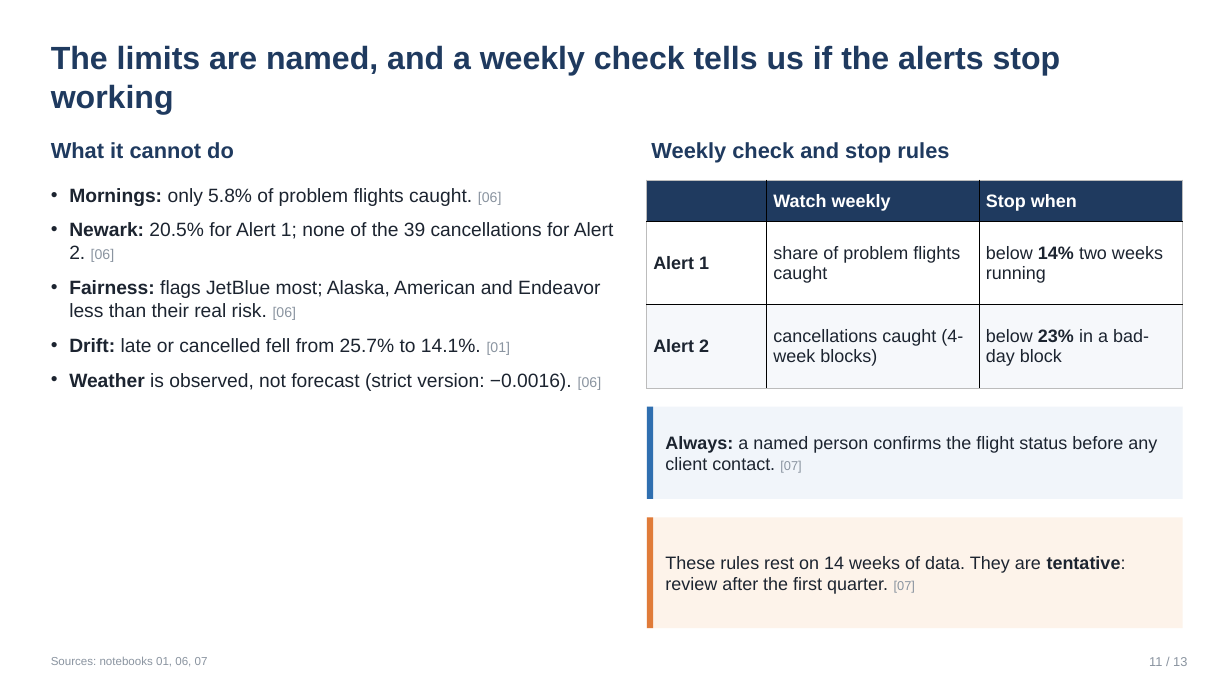
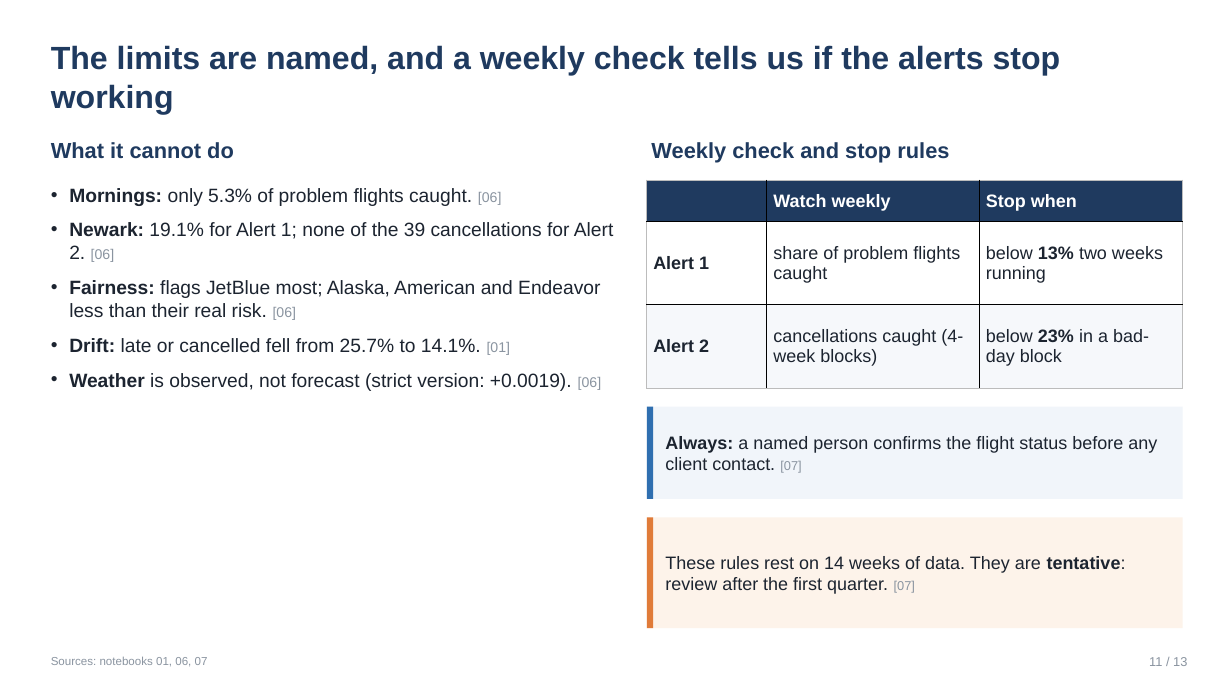
Before and after one commit to MirnaEmbaby/tms-flights, a slide deck: slide 12 of slides/tms_final.pptx (slide 11 before the commit). Drawn at 1232x693 pixels with LibreOffice and Linux fonts; fonts in the diff are those of the drawing. Boxes give left, top, right and bottom in pixels: in the first picture for what was removed or moved away, otherwise in the second. Text is boxed around its words. In the diff, an @@ line names an element or a change of style, - is before the commit and + after.

```diff
--- a/slides/tms_final.pptx
+++ b/slides/tms_final.pptx
@@ text at [69, 188, 614, 262]: text changed @@
-• Mornings: only 5.8% of problem flights caught. [06]
-• Newark: 20.5% for Alert 1; none of the 39 cancellations for Alert 2. [06]
+• Mornings: only 5.3% of problem flights caught. [06]
+• Newark: 19.1% for Alert 1; none of the 39 cancellations for Alert 2. [06]
@@ table at [647, 180, 1183, 388] @@
-row 2, column 3: below 14% two weeks running
+row 2, column 3: below 13% two weeks running
@@ text at [69, 373, 602, 391]: text changed @@
-• Weather is observed, not forecast (strict version: −0.0016). [06]
+• Weather is observed, not forecast (strict version: +0.0019). [06]
```
Also in this commit, not shown: 7 other slides changed, 1 slide added, 1 other file.
